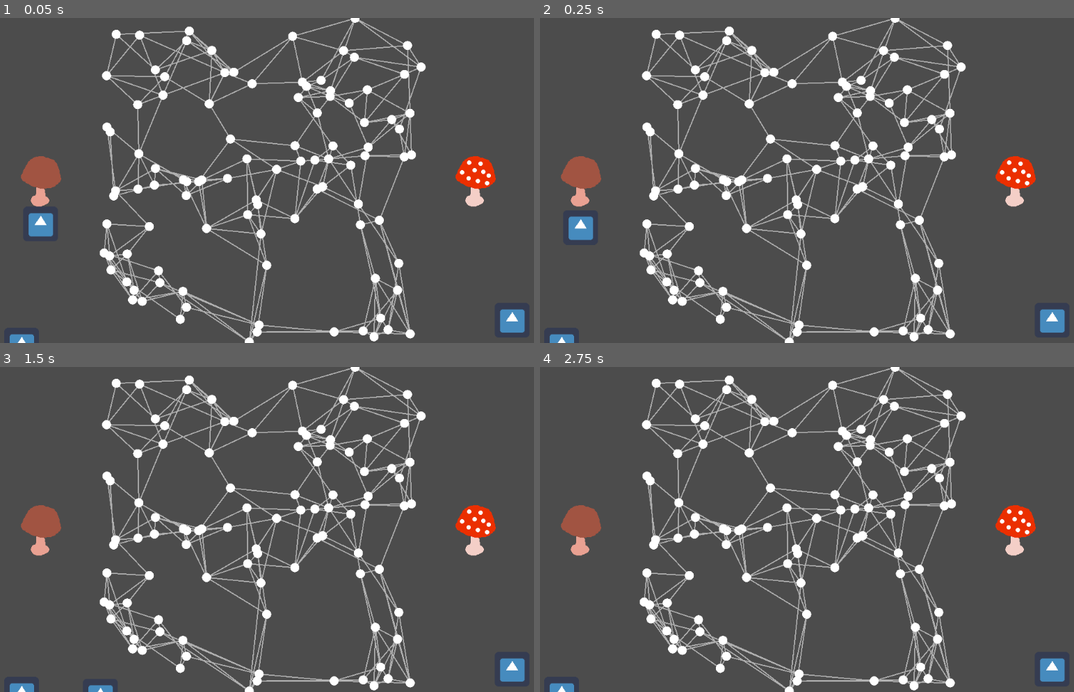
Above: before the commit, frames 1-4 (two rows, left to right).
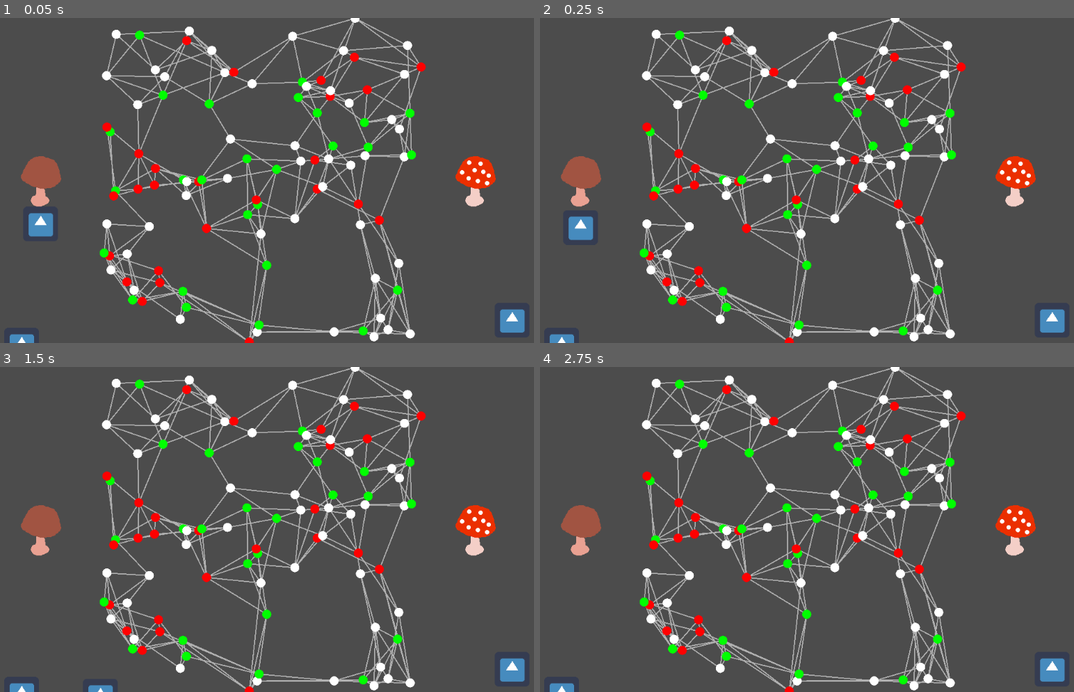
Above: after the commit, the same moments.

Repository: johan1954/fgj-2023-fivers
Game: Godot game, scene res://kohtaus.tscn
Same seed, same stepped clock (60 frames per second), same inputs: the game is played once before the commit and once after it. The engine's default icon, where the game draws it, is replaced by a stand-in: a white triangle on a blue panel in a dark square.
Inputs:
- Up to frame 1 (0.05 s): no input
- Up to frame 2 (0.25 s): no input
- Up to frame 3 (1.5 s): hold Right (ui_right) 0.53-1.28 s; hold Left (ui_left) from 1.28 s (still down)
- Up to frame 4 (2.75 s): tap Enter at 2 s; release Left (ui_left) at 2.03 s; hold Right (ui_right) from 2.03 s (still down)

The runs differ from the first frame. In frame 1, 2.1% of the frame differs, in the area x 18-80%, y 3-100%; in frame 2, 2.1%; in frame 3, 2.1%; in frame 4, 2.1%.

Commit message:
Randomize node owner

Diff:
--- a/Src/Map/MapEdge.gd
+++ b/Src/Map/MapEdge.gd
@@ -5,6 +5,8 @@
 var map_node_1: MapNode
 var map_node_2: MapNode
 
+var health: float = 0
+
 func get_other_node(map_node: MapNode):
 	if map_node == map_node_1:
 		return map_node_2
--- a/Src/Map/MapNode.gd
+++ b/Src/Map/MapNode.gd
@@ -2,9 +2,13 @@
 class_name MapNode
 
 enum NodeTypes {NORMAL, TREE}
+var type: int = NodeTypes.NORMAL
 
-var type: int = NodeTypes.NORMAL
+enum Owner {NONE, PLAYER, ENEMY}
+var belongsTo = Owner.NONE
+
 var edges = []
+var rng = RandomNumberGenerator.new()
 
 func get_distance(other_position: Vector2):
 	return position.distance_to(other_position)
@@ -14,3 +18,15 @@
 		if edge.get_other_node(self) == other_node:
 			return true
 	return false
+
+func _init():
+	rng.randomize()
+	belongsTo = rng.randi_range(0,3)
+
+func _process(delta):
+	if belongsTo == Owner.PLAYER:
+		modulate = Color.green
+	elif belongsTo == Owner.ENEMY:
+		modulate = Color.red
+	else:
+		modulate = Color.white
